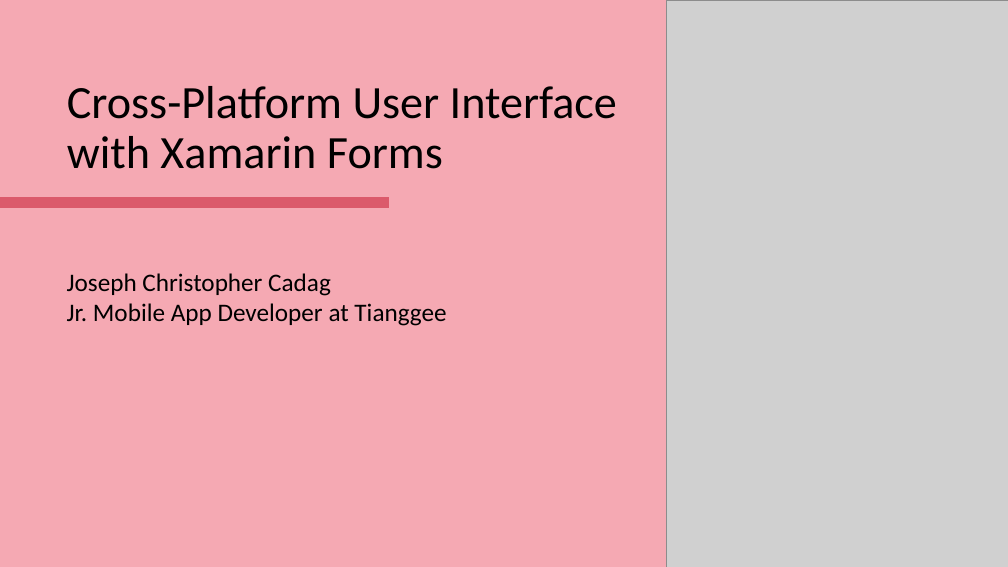
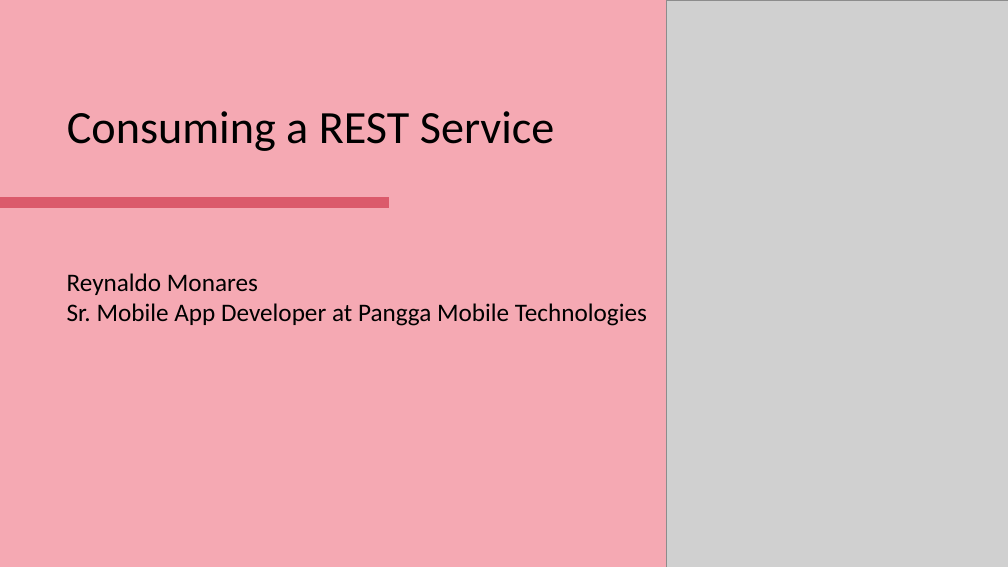
Before and after one commit to HopePH/Playground, a slide deck: slide 1 of PPT/WorkShop/REST Service.pptx. Drawn at 1008x567 pixels with LibreOffice and Linux fonts; fonts in the diff are those of the drawing; grey boxes stand for pictures. Boxes give left, top, right and bottom in pixels: in the first picture for what was removed or moved away, otherwise in the second. Text is boxed around its words. In the diff, an @@ line names an element or a change of style, - is before the commit and + after.

```diff
--- a/PPT/WorkShop/REST Service.pptx
+++ b/PPT/WorkShop/REST Service.pptx
@@ title at box(67, 111, 555, 151): text changed @@
-Cross-Platform User Interface with Xamarin Forms
+Consuming a REST Service
@@ text at box(67, 273, 647, 326): text changed @@
-Joseph Christopher Cadag
-Jr. Mobile App Developer at Tianggee
+Reynaldo Monares
+Sr. Mobile App Developer at Pangga Mobile Technologies
```
Also in this commit, not shown: 4 slides added, 2 slides removed.
